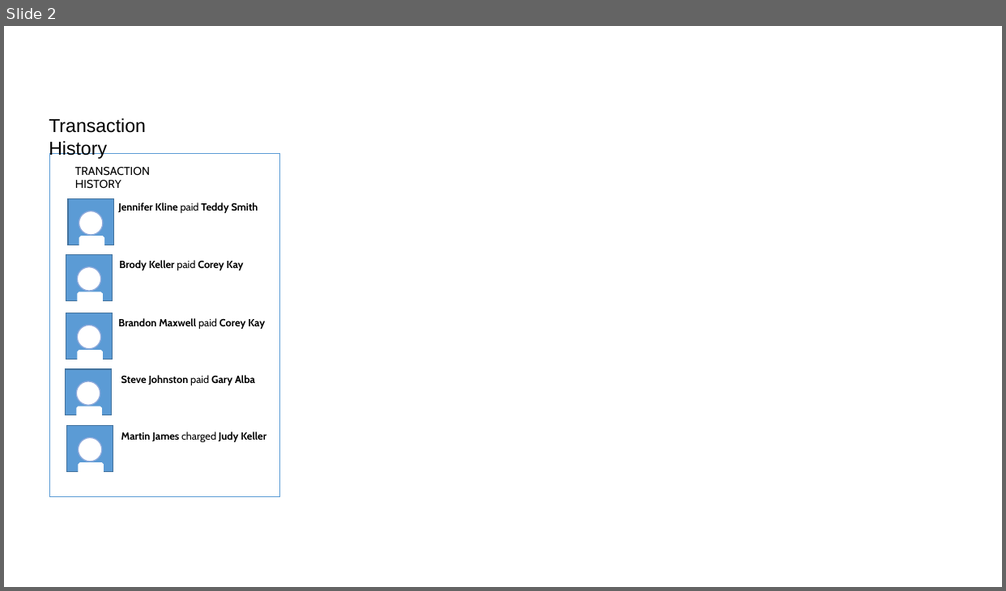
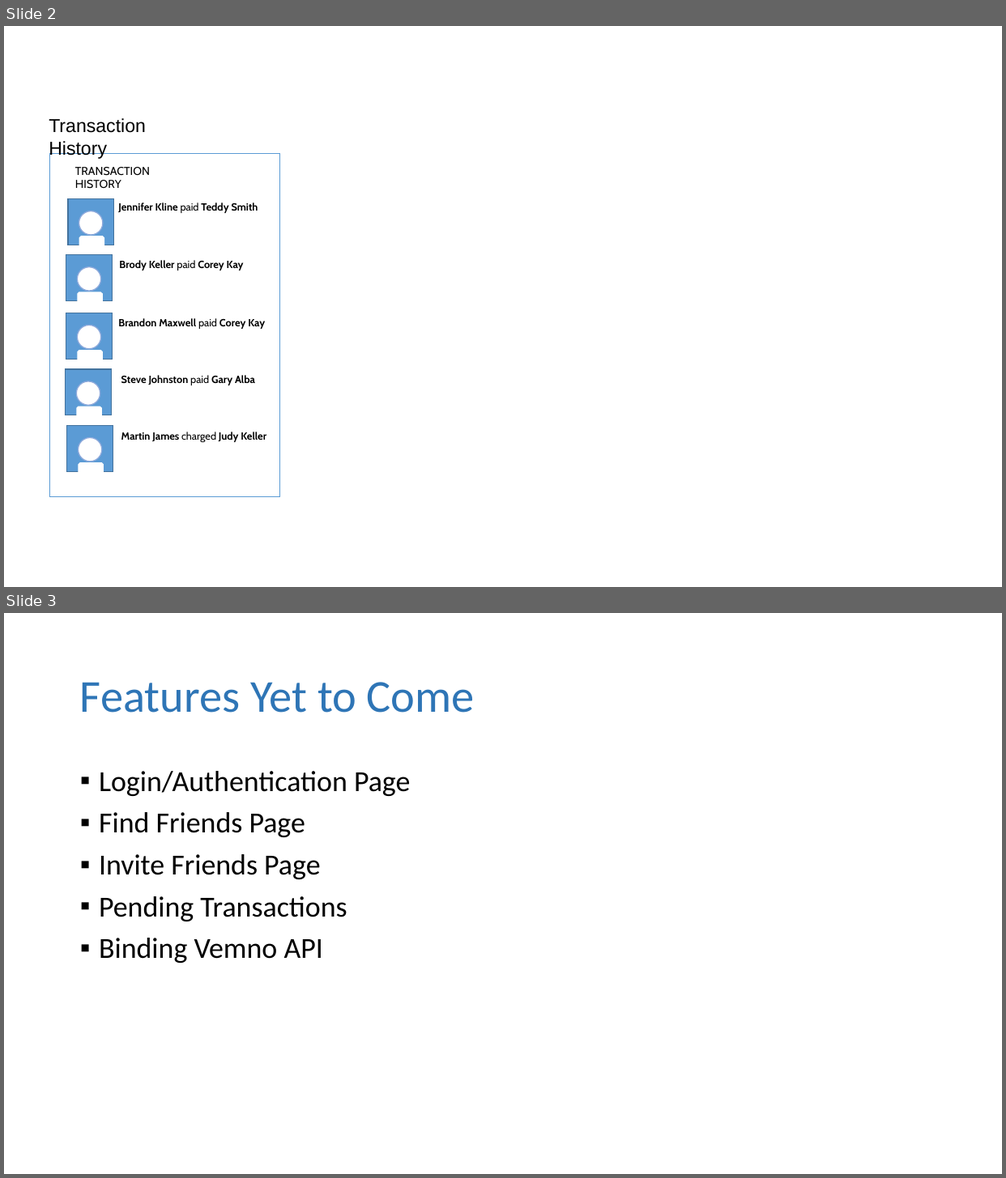
Before and after one commit to cassidoo/V4WP, a slide deck: Prototypes.pptx. Shown one above the other, each under a label of ours: slide 2 before the commit, slides 2 and 3 after it. The pictures are 1006x591 and 1006x1178 pixels, drawn with LibreOffice and Linux fonts; fonts in the diff are those of the drawing. Boxes give left, top, right and bottom in pixels: in the first picture for what was removed or moved away, otherwise in the second. Text is boxed around its words. In the diff, an @@ line names an element or a change of style, - is before the commit and + after.

```diff
--- a/Prototypes.pptx
+++ b/Prototypes.pptx
@@ slide 3 added at (4,613,1002,1174), background #FFFFFF @@
@@ title added at (80,682,475,713), 44 pt, text #2E75B6 @@
+Features Yet to Come
@@ text added at (99,771,410,963), 28 pt, text #000000 @@
+▪ Login/Authentication Page
+▪ Find Friends Page
+▪ Invite Friends Page
+▪ Pending Transactions
+▪ Binding Vemno API
```
Also in this commit, not shown: 1 slide changed, 23 other files.
